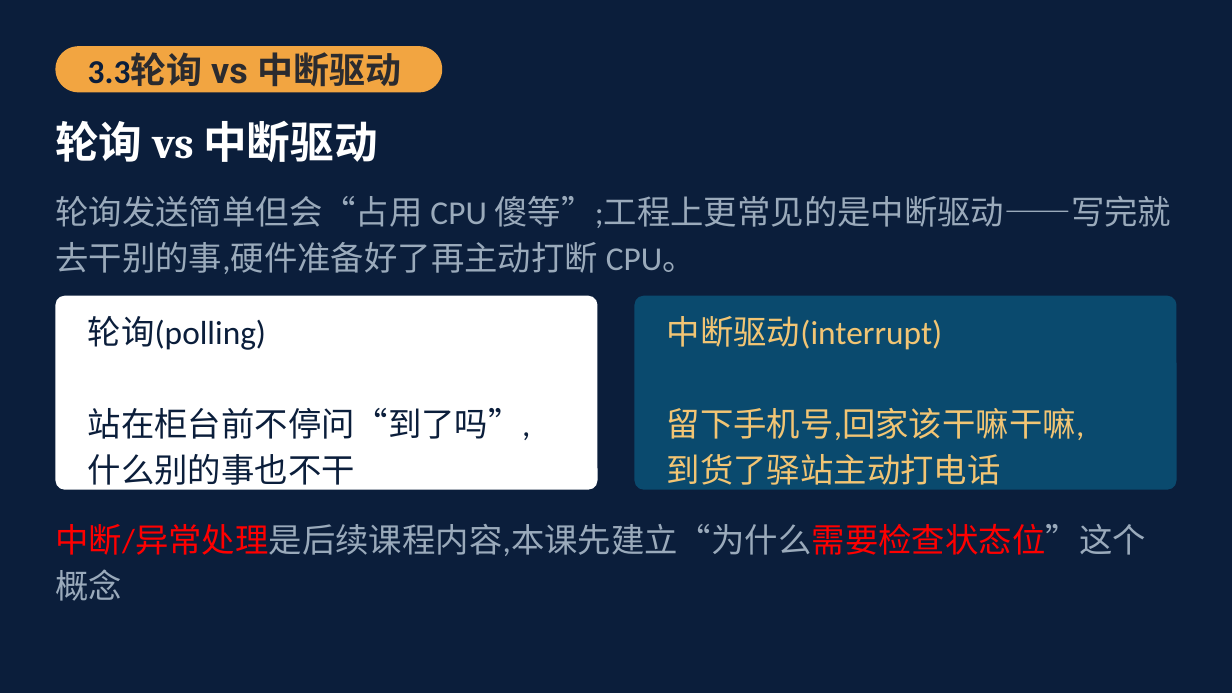
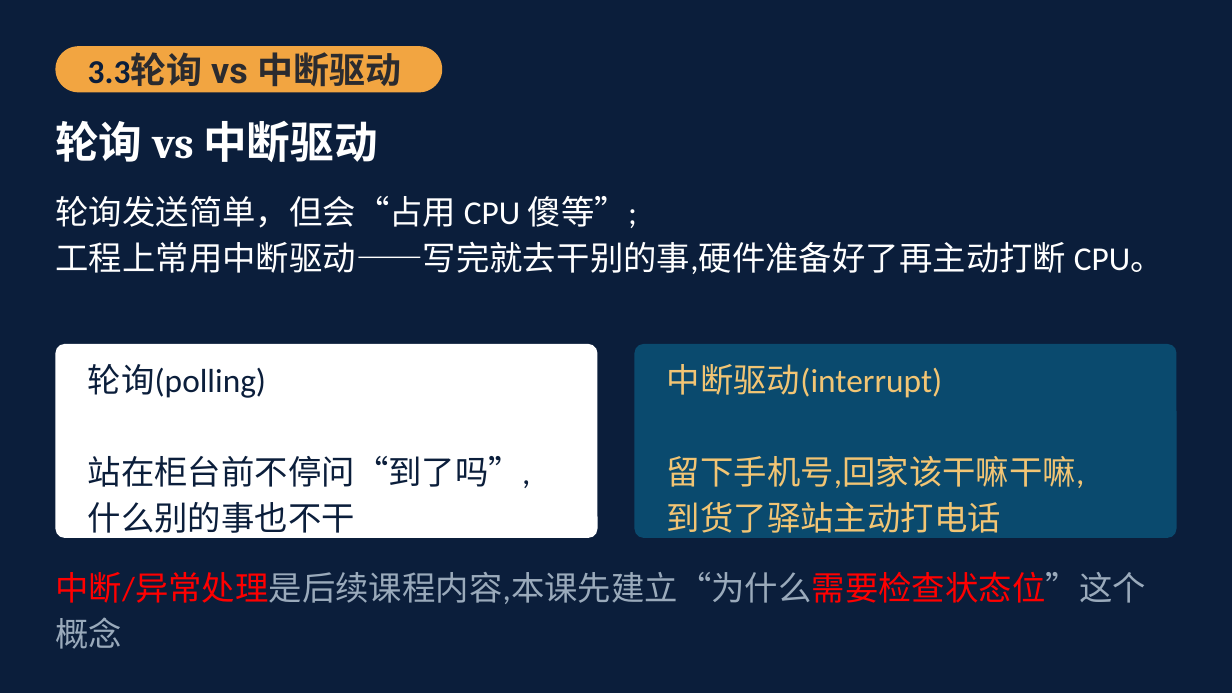
Before and after one commit to cxi218447-byte/miniOS, a slide deck: slide 28 of docs/08/第08次课_UART驱动与sys_write教材PPT.pptx (slide 23 before the commit). Drawn at 1232x693 pixels with LibreOffice and Linux fonts; fonts in the diff are those of the drawing. Boxes give left, top, right and bottom in pixels: in the first picture for what was removed or moved away, otherwise in the second. Text is boxed around its words. In the diff, an @@ line names an element or a change of style, - is before the commit and + after.

```diff
--- a/docs/08/第08次课_UART驱动与sys_write教材PPT.pptx
+++ b/docs/08/第08次课_UART驱动与sys_write教材PPT.pptx
@@ text at (55, 196, 1164, 274): text changed; text colour #9AAABB to #FFFFFF @@
-轮询发送简单但会“占用 CPU 傻等”;工程上更常见的是中断驱动——写完就去干别的事,硬件准备好了再主动打断 CPU。
+轮询发送简单，但会“占用 CPU 傻等”;
+工程上常用中断驱动——写完就去干别的事,硬件准备好了再主动打断 CPU。
@@ 3 texts, 2 rounded rectangles: place and size @@
-3 texts, 2 rounded rectangles at (55, 296, 1177, 601)
+3 texts, 2 rounded rectangles at (55, 344, 1177, 649)
```
Also in this commit, not shown: 6 other slides changed, 10 slides added, 4 slides removed, 3 other files.
